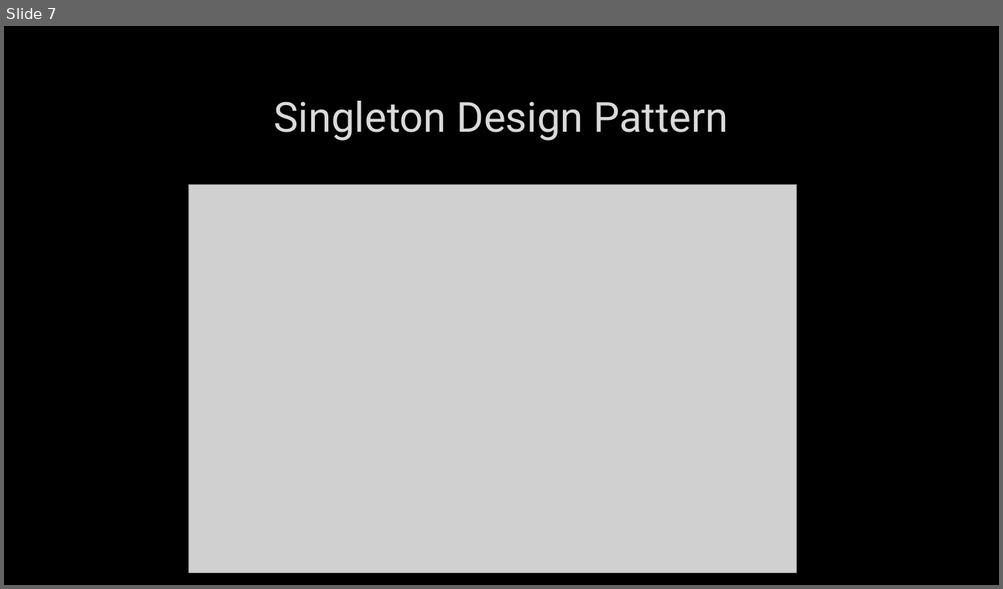
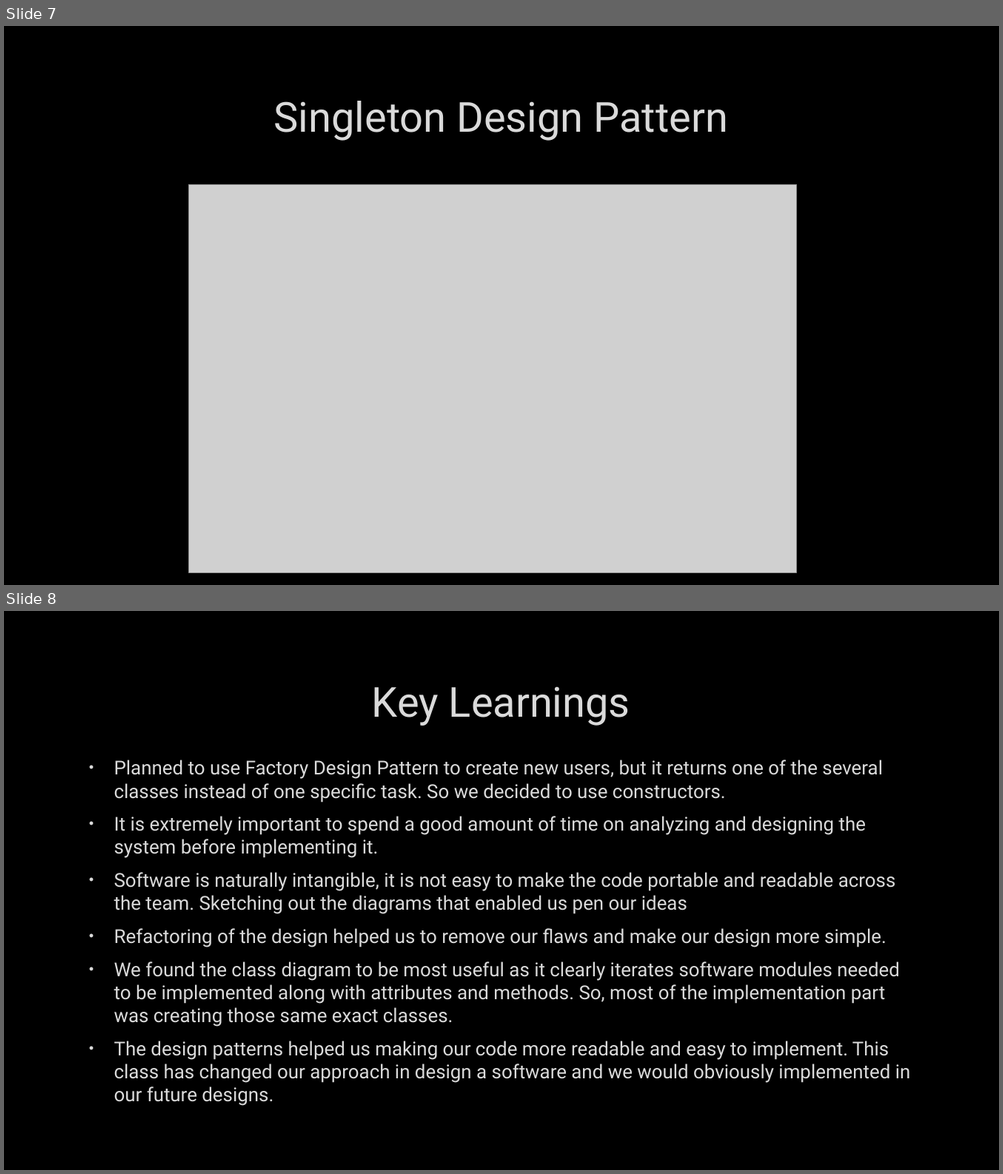
Before and after one commit to gauravgandhi70/Buff-Beds, a slide deck: 51_Buff Beds_Part4.pptx. Shown one above the other, each under a label of ours: slide 7 before the commit, slides 7 and 8 after it. The pictures are 1003x589 and 1003x1174 pixels, drawn with LibreOffice and Linux fonts; fonts in the diff are those of the drawing; grey boxes stand for pictures; background and template pictures are left out. Boxes give left, top, right and bottom in pixels: in the first picture for what was removed or moved away, otherwise in the second. Text is boxed around its words. In the diff, an @@ line names an element or a change of style, - is before the commit and + after.

Commit message:
Updated presentation

```diff
--- a/51_Buff Beds_Part4.pptx
+++ b/51_Buff Beds_Part4.pptx
@@ slide 8 added at (x1=4, y1=611, x2=999, y2=1170), background picture (left out) @@
@@ title added at (x1=372, y1=686, x2=630, y2=726), 40 pt, text #DADADA @@
+Key Learnings
@@ text added at (x1=114, y1=760, x2=910, y2=1083), 18.5 pt, text #DADADA @@
+• Planned to use Factory Design Pattern to create new users, but it returns one of the several classes instead of one specific task. So we decided to use constructors.
+• It is extremely important to spend a good amount of time on analyzing and designing the system before implementing it.
+• Software is naturally intangible, it is not easy to make the code portable and readable across the team. Sketching out the diagrams that enabled us pen our ideas
+• Refactoring of the design helped us to remove our flaws and make our design more simple.
+• We found the class diagram to be most useful as it clearly iterates software modules needed to be implemented along with attributes and methods. So, most of the implementation part was creating those same exact classes.
+• The design patterns helped us making our code more readable and easy to implement. This class has changed our approach in design a software and we would obviously implemented in our future designs.
```
Also in this commit, not shown: 1 other file.
